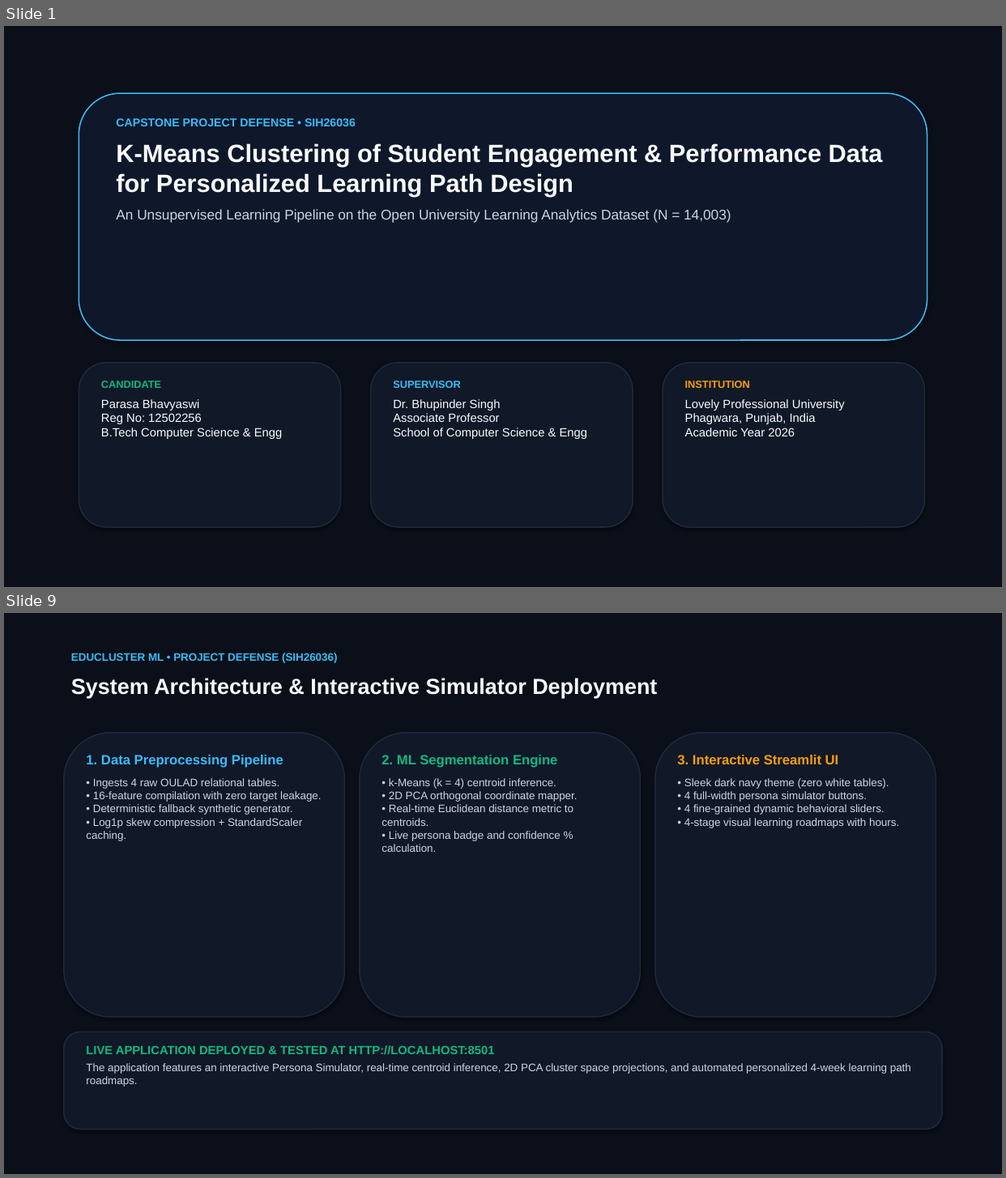
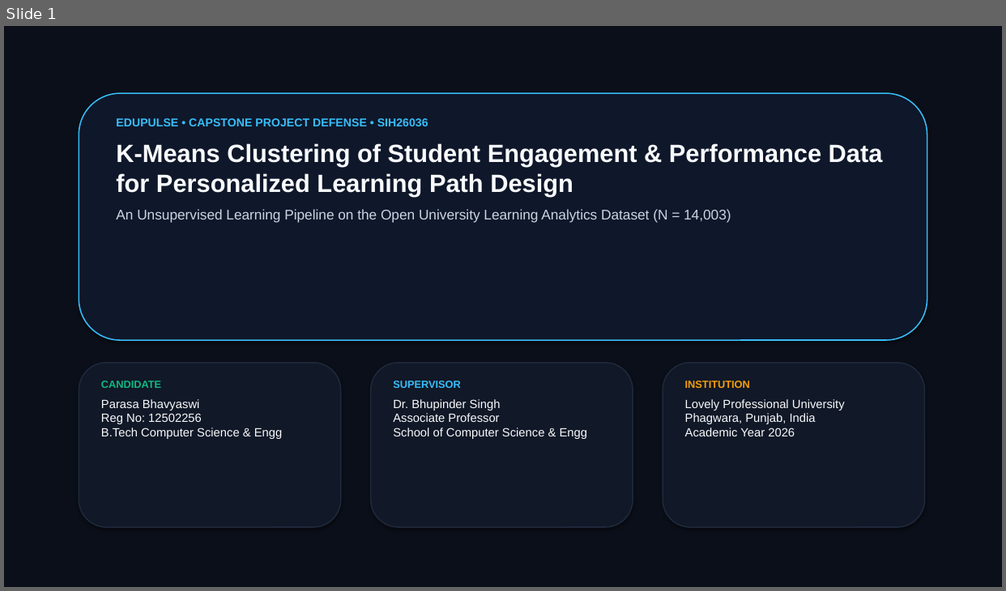
Before and after one commit to parasabhavyaswi/student-engagement-performance-clustering, a slide deck: EduCluster_ML_Presentation.pptx. Shown one above the other, each under a label of ours: slides 1 and 9 before the commit, slide 1 after it; the slides between them are not shown. The pictures are 1006x1178 and 1006x591 pixels, drawn with LibreOffice and Linux fonts; fonts in the diff are those of the drawing. Boxes give left, top, right and bottom in pixels: in the first picture for what was removed or moved away, otherwise in the second. Text is boxed around its words. In the diff, an @@ line names an element or a change of style, - is before the commit and + after.

Commit message:
feat(edupulse): finalize EduPulse rebranding, pipeline verification, IEEE research paper (docx & pdf), and deck

```diff
--- a/EduCluster_ML_Presentation.pptx
+++ b/EduCluster_ML_Presentation.pptx
@@ slide 9 removed at [4, 613, 1002, 1174], background #FFFFFF @@
@@ rectangle removed at [4, 613, 1002, 1174] @@
@@ text removed at [71, 653, 337, 663] @@
-EDUCLUSTER ML • PROJECT DEFENSE (SIH26036)
@@ text removed at [71, 678, 657, 698] @@
-System Architecture & Interactive Simulator Deployment
@@ rounded rectangle removed at [64, 733, 345, 1017] @@
@@ rounded rectangle removed at [360, 733, 641, 1017] @@
@@ rounded rectangle removed at [655, 733, 936, 1017] @@
@@ text removed at [86, 755, 322, 841] @@
-1. Data Preprocessing Pipeline
-• Ingests 4 raw OULAD relational tables.
-• 16-feature compilation with zero target leakage.
-• Deterministic fallback synthetic generator.
-• Log1p skew compression + StandardScaler caching.
@@ text removed at [381, 755, 577, 852] @@
-2. ML Segmentation Engine
-• k-Means (k = 4) centroid inference.
-• 2D PCA orthogonal coordinate mapper.
-• Real-time Euclidean distance metric to centroids.
-• Live persona badge and confidence % calculation.
@@ text removed at [677, 755, 899, 828] @@
-3. Interactive Streamlit UI
-• Sleek dark navy theme (zero white tables).
-• 4 full-width persona simulator buttons.
-• 4 fine-grained dynamic behavioral sliders.
-• 4-stage visual learning roadmaps with hours.
@@ rounded rectangle removed at [64, 1033, 942, 1130] @@
@@ text removed at [86, 1046, 911, 1087] @@
-LIVE APPLICATION DEPLOYED & TESTED AT HTTP://LOCALHOST:8501
-The application features an interactive Persona Simulator, real-time centroid inference, 2D PCA cluster space projections, and automated personalized 4-week learning path roadmaps.
@@ slide 1 changed as well @@
@@ text at [116, 118, 428, 126]: text changed @@
-CAPSTONE PROJECT DEFENSE • SIH26036
+EDUPULSE • CAPSTONE PROJECT DEFENSE • SIH26036
```
Also in this commit, not shown: 4 other slides changed, 5 slides added, 4 other slides removed, 20 other files.
